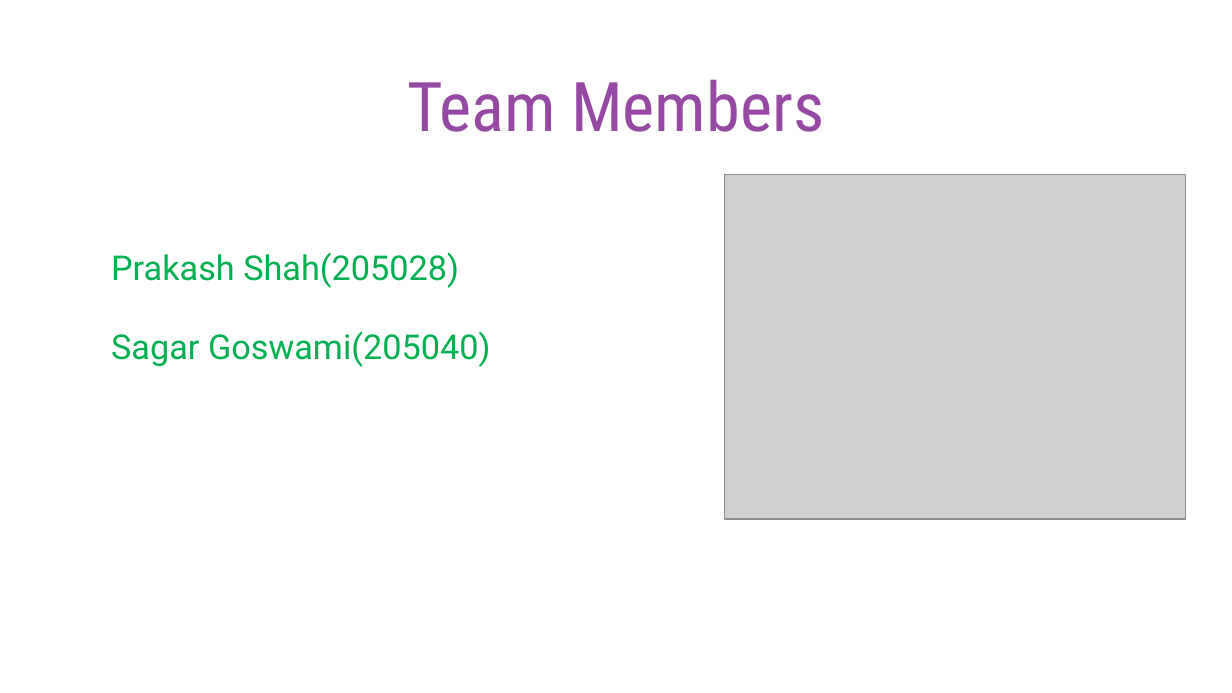
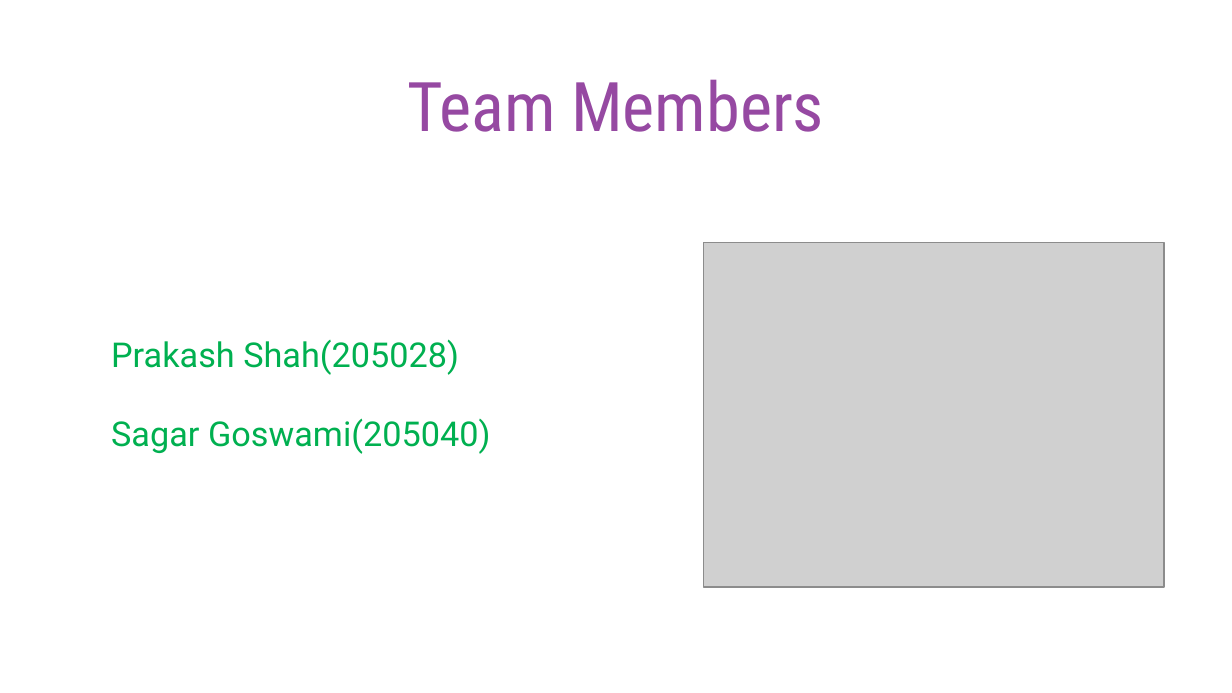
Before and after one commit to Prakash4844/Semester-6-Project-Synopsis, a slide deck: slide 2 of Rubikc PPT.pptx. Drawn at 1232x693 pixels with LibreOffice and Linux fonts; fonts in the diff are those of the drawing; grey boxes stand for pictures. Boxes give left, top, right and bottom in pixels: in the first picture for what was removed or moved away, otherwise in the second. Text is boxed around its words. In the diff, an @@ line names an element or a change of style, - is before the commit and + after.

```diff
--- a/Rubikc PPT.pptx
+++ b/Rubikc PPT.pptx
@@ text "Prakash Shah(205028)": place and size @@
-text "Prakash Shah(205028)" at (111, 252, 491, 367)
+text "Prakash Shah(205028)" at (111, 339, 491, 454)
@@ picture: place and size @@
-picture at (724, 175, 1185, 520)
+picture at (703, 243, 1164, 588)
```
Also in this commit, not shown: 6 other slides changed, 3 slides added.
